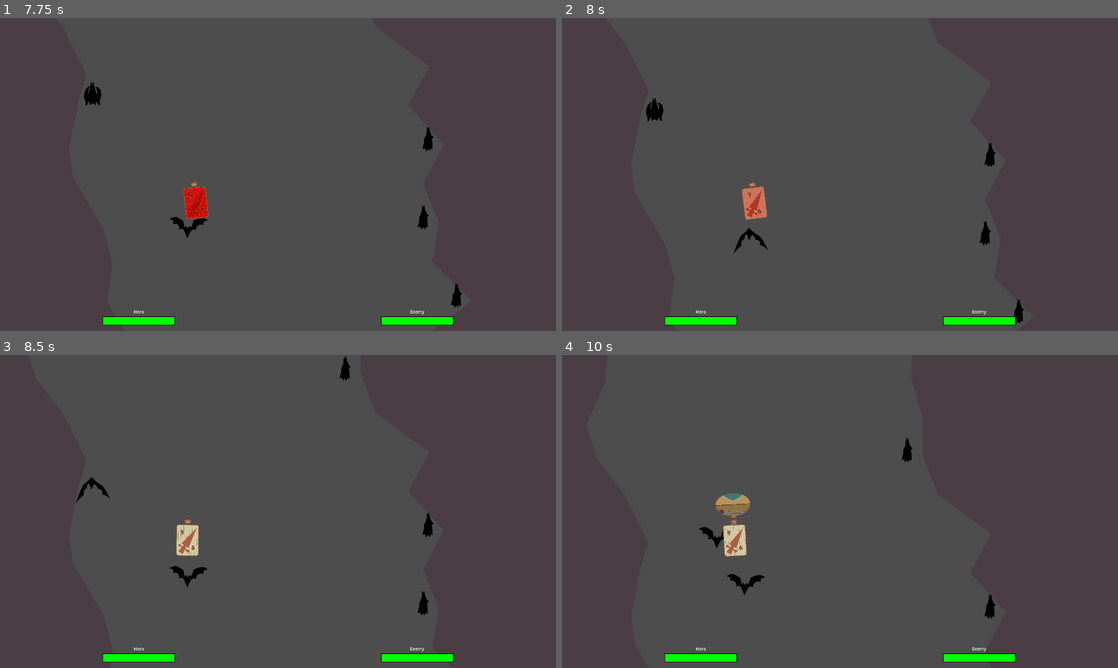
Above: before the commit, frames 1-4 (two rows, left to right).
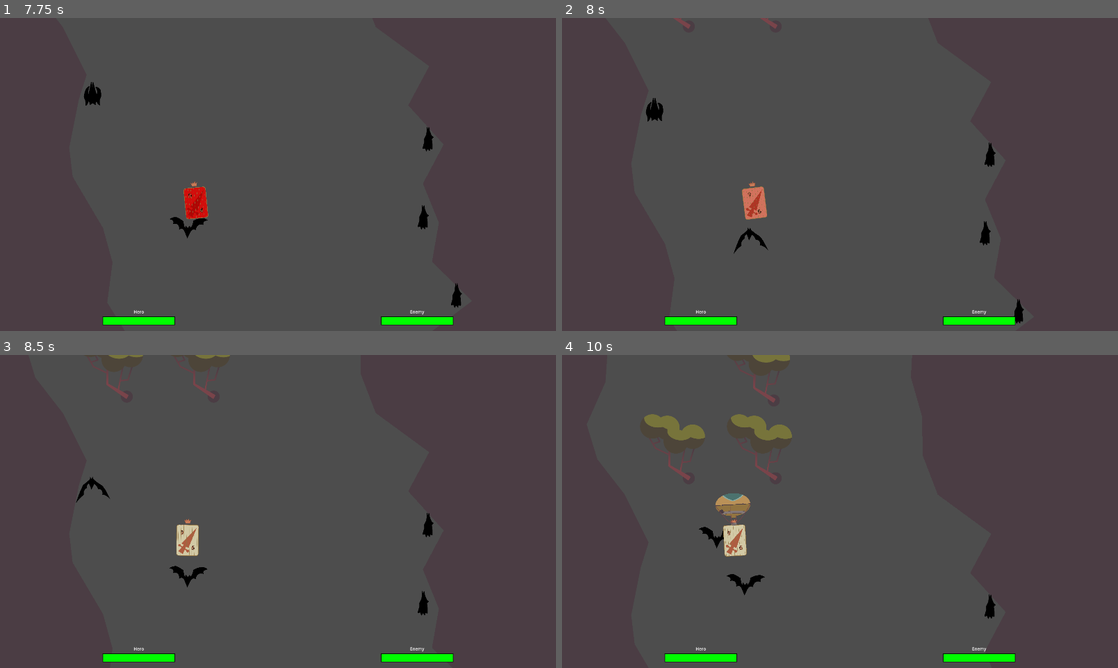
Above: after the commit, the same moments.

Repository: panorb/ludum-dare-53
Game: Godot game, scene res://world.tscn
The game is run twice, just before and just after one commit, with the same random seed, the same clock (stepped at 60 frames per second) and the same inputs.
Inputs (mouse positions are in pixels of both pictures, inside the frame that each line leads up to):
- Up to frame 1 (7.75 s): click "Start Game" at 0.5 s; tap Enter (ui_accept) at 1.25, 1.52, 2.27, 3.77, 4.52, 5.27, 6.77, 7.52 s; move the mouse to (400, 158) at 1.27 s; press the mouse at (400, 158) at 1.28 s; move the mouse to (166, 190) at 2.02 s; release the mouse at (166, 190) at 2.03 s; click (166, 190) at 2.1 s; move the mouse to (333, 105) at 2.77 s; press the mouse at (333, 105) at 2.78 s; move the mouse to (250, 237) at 3.52 s; release the mouse at (250, 237) at 3.53 s; click (250, 237) at 3.6 s; move the mouse to (444, 221) at 4.27 s; press the mouse at (444, 221) at 4.28 s; move the mouse to (111, 127) at 5.02 s; release the mouse at (111, 127) at 5.03 s; click (111, 127) at 5.1 s; move the mouse to (305, 174) at 5.77 s; press the mouse at (305, 174) at 5.78 s; move the mouse to (194, 96) at 6.52 s; release the mouse at (194, 96) at 6.53 s; click (194, 96) at 6.6 s; move the mouse to (400, 158) at 7.27 s; press the mouse at (400, 158) at 7.28 s
- Up to frame 2 (8 s): no input
- Up to frame 3 (8.5 s): move the mouse to (166, 527) at 8.02 s; release the mouse at (166, 527) at 8.03 s; click (166, 527) at 8.1 s; tap Enter (ui_accept) at 8.27 s
- Up to frame 4 (10 s): move the mouse to (895, 442) at 8.77 s; press the mouse at (895, 442) at 8.78 s; move the mouse to (812, 574) at 9.52 s; release the mouse at (812, 574) at 9.53 s; click (812, 574) at 9.6 s; tap Enter (ui_accept) at 9.77 s

Frame 1 is identical in both runs. In frame 2, less than 0.1% of the frame differs, in the area x 20-39%, y 0-4%; in frame 3, 0.3%; in frame 4, 1.4%, in the area x 14-63%, y 0-40%.

Commit message:
Add tree obstacles

Diff:
--- a/godot/autoloads/globals.gd
+++ b/godot/autoloads/globals.gd
@@ -17,5 +17,9 @@
 const BAT_SPAWN_DISTANCE = 100
 const BAT_RARENESS = 3
 
+const TREE_SPAWN_MIN_DISTANCE = 600
+const TREE_RARENESS = 4
+const TREE_RARENESS_DOUBLE = 3
+
 const MAX_HEALTH_DRAGON :int = 100
 const MAX_HEALTH_HERO : int = 100
--- a/godot/game/balloon/balloon.tscn
+++ b/godot/game/balloon/balloon.tscn
@@ -17,6 +17,8 @@
 
 [node name="Balloon" type="CharacterBody2D" groups=["balloon"]]
 scale = Vector2(0.4, 0.4)
+collision_layer = 5
+collision_mask = 5
 script = ExtResource("1_00v08")
 
 [node name="Cage" type="Sprite2D" parent="."]
--- a/godot/game/cave/cave.gd
+++ b/godot/game/cave/cave.gd
@@ -4,6 +4,8 @@
 
 var segment = load("res://game/cave_segment/cave_segment.tscn")
 var bat = load("res://game/cave/obstacles/bat/bat.tscn")
+var tree1 = load("res://game/cave/obstacles/tree1/tree1.tscn")
+var tree2 = load("res://game/cave/obstacles/tree2/tree2.tscn")
 
 @onready var background_audio = $BackgroundAudioStreamPlayer
 
@@ -11,6 +13,7 @@
 var iterations = 0
 var walls = []
 var bats = []
+var trees = []
 
 # Called when the node enters the scene tree for the first time.
 func _ready() -> void:
@@ -20,6 +23,17 @@
 		for bat_spawn_position in wall.bat_spawn_positions:
 			if 1 >= randf_range(0, globals.BAT_RARENESS):
 				create_bat(bat_spawn_position + wall.position)
+		for tree_spawn_position in wall.tree_spawn_positions:
+			if 1 >= randf_range(0, globals.TREE_RARENESS):
+				var tree_x = (tree_spawn_position[0] + tree_spawn_position[1]) / 2 + wall.position[0]
+				var tree_y = tree_spawn_position[2] + wall.position[1]
+				create_tree(Vector2(tree_x, tree_y))
+				if randi() % 2 == 0:
+					tree_x += globals.TREE_SPAWN_MIN_DISTANCE
+				else:
+					tree_x -= globals.TREE_SPAWN_MIN_DISTANCE
+				if 1 >= randf_range(0, globals.TREE_RARENESS):
+					create_tree(Vector2(tree_x, tree_y))
 	start_background_music()
 
 func new_cave_segment() -> void:
@@ -44,13 +58,26 @@
 	instance.position = bat_spawn_position
 	bats.append(instance)
 
+func create_tree(tree_spawn_position) -> void:
+	var instance
+	if randi() % 2 == 0:
+		instance = tree1.instantiate()
+	else:
+		instance = tree2.instantiate()
+	add_child(instance)
+	instance.position = tree_spawn_position
+	trees.append(instance)
+
 func reset() -> void:
 	for wall in walls:
 		wall.queue_free()
 	for bat in bats:
 		bat.queue_free()
+	for tree in trees:
+		tree.queue_free()
 	walls = []
 	bats = []
+	trees = []
 	_ready()
 
 # Called every frame. 'delta' is the elapsed time since the previous frame.
--- a/godot/game/cave/obstacles/tree1/tree1.tscn
+++ b/godot/game/cave/obstacles/tree1/tree1.tscn
@@ -9,6 +9,7 @@
 radius = 135.0
 
 [node name="tree1" type="Node2D"]
+scale = Vector2(0.6, 0.6)
 script = ExtResource("1_nir6d")
 
 [node name="tree_hole" type="Sprite2D" parent="."]
--- a/godot/game/cave/obstacles/tree2/tree2.tscn
+++ b/godot/game/cave/obstacles/tree2/tree2.tscn
@@ -12,6 +12,7 @@
 radius = 115.0
 
 [node name="tree2" type="Node2D"]
+scale = Vector2(0.6, 0.6)
 script = ExtResource("1_6krst")
 
 [node name="tree_hole" type="Sprite2D" parent="."]
@@ -26,25 +27,26 @@
 position = Vector2(2.5, 127)
 texture = ExtResource("4_ll6ta")
 
-[node name="Area2D" type="Area2D" parent="."]
+[node name="HitArea" type="Area2D" parent="."]
+unique_name_in_owner = true
 position = Vector2(-23.5, -121)
 
-[node name="CollisionShape2D" type="CollisionShape2D" parent="Area2D"]
+[node name="CollisionShape2D" type="CollisionShape2D" parent="HitArea"]
 position = Vector2(-166, 269)
 shape = SubResource("CircleShape2D_73du8")
 
-[node name="CollisionShape2D2" type="CollisionShape2D" parent="Area2D"]
+[node name="CollisionShape2D2" type="CollisionShape2D" parent="HitArea"]
 position = Vector2(-109, 212)
 shape = SubResource("CircleShape2D_ck1cm")
 
-[node name="CollisionShape2D3" type="CollisionShape2D" parent="Area2D"]
+[node name="CollisionShape2D3" type="CollisionShape2D" parent="HitArea"]
 position = Vector2(29, 283)
 shape = SubResource("CircleShape2D_ck1cm")
 
-[node name="CollisionShape2D4" type="CollisionShape2D" parent="Area2D"]
+[node name="CollisionShape2D4" type="CollisionShape2D" parent="HitArea"]
 position = Vector2(154, 228)
 shape = SubResource("CircleShape2D_ck1cm")
 
-[node name="CollisionShape2D5" type="CollisionShape2D" parent="Area2D"]
+[node name="CollisionShape2D5" type="CollisionShape2D" parent="HitArea"]
 position = Vector2(227, 272)
 shape = SubResource("CircleShape2D_ck1cm")
--- a/godot/game/cave_segment/cave_segment.gd
+++ b/godot/game/cave_segment/cave_segment.gd
@@ -12,6 +12,7 @@
 @onready var collision_segment_right = get_node("CollisionSegmentRight")
 
 var bat_spawn_positions = []
+var tree_spawn_positions = []
 
 func _ready() -> void:
 	pass
@@ -73,6 +74,8 @@
 		right_column.append(Vector2(x_positions[1], y_positions[1]))
 		bat_spawn_positions.append(Vector2(x_positions[0] + globals.BAT_SPAWN_DISTANCE, y_positions[0]))
 		bat_spawn_positions.append(Vector2(x_positions[1] - globals.BAT_SPAWN_DISTANCE, y_positions[1]))
+		if samplenumber % 2 == 0:
+			tree_spawn_positions.append(Vector3(x_positions[0], x_positions[1], (y_positions[1]+y_positions[0])/2))
 
 	segment_left.polygon = PackedVector2Array(left_column)
 	collision_segment_left.polygon = PackedVector2Array(left_column)
--- a/godot/game/cave_segment/cave_segment.tscn
+++ b/godot/game/cave_segment/cave_segment.tscn
@@ -3,7 +3,8 @@
 [ext_resource type="Script" path="res://game/cave_segment/cave_segment.gd" id="1_xxwvy"]
 
 [node name="CaveSegment" type="CharacterBody2D"]
-collision_layer = 0
+collision_layer = 4
+collision_mask = 5
 script = ExtResource("1_xxwvy")
 
 [node name="SegmentLeft" type="Polygon2D" parent="."]
Not shown: 1 places in godot/game/game.tscn that only renumber resources
